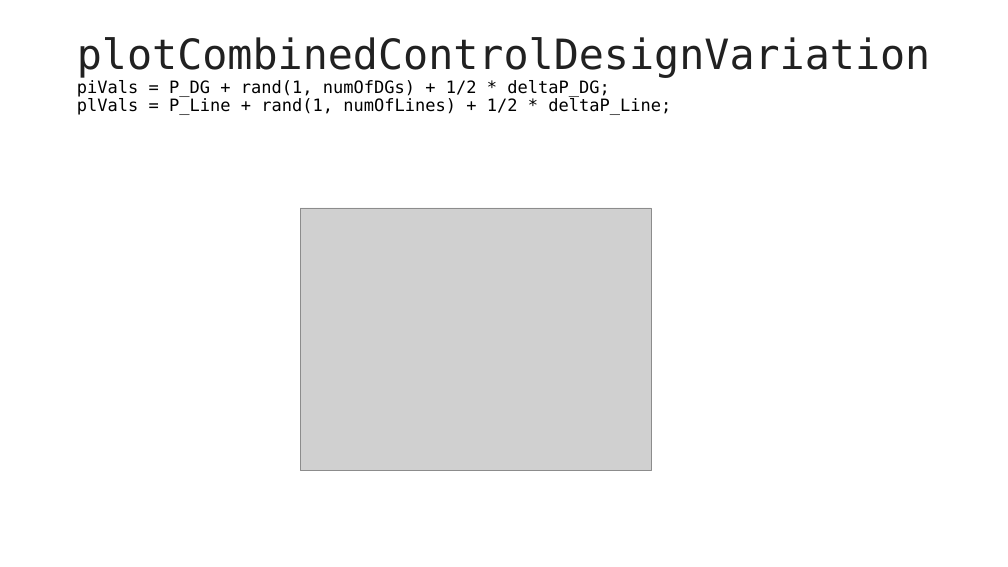
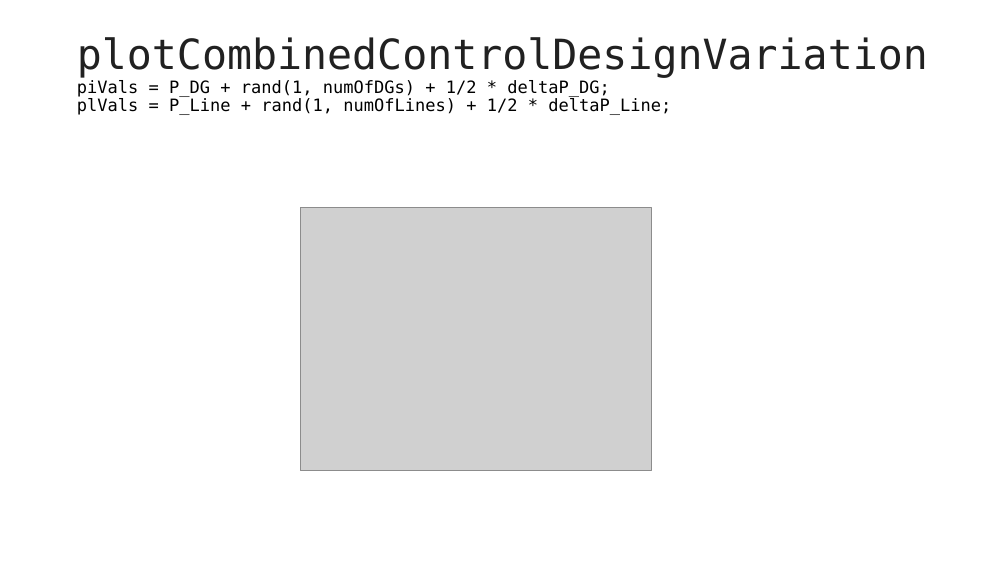
Before and after one commit to mjnajafi/Passivity-Control-DC-Microgrid, a slide deck: slide 12 of Results/Powepoint_Results.pptx. Drawn at 1008x567 pixels with LibreOffice and Linux fonts; fonts in the diff are those of the drawing; grey boxes stand for pictures. Boxes give left, top, right and bottom in pixels: in the first picture for what was removed or moved away, otherwise in the second. Text is boxed around its words. In the diff, an @@ line names an element or a change of style, - is before the commit and + after.

Commit message:
Minor Changes in Local and Global Control design and results generation codes

```diff
--- a/Results/Powepoint_Results.pptx
+++ b/Results/Powepoint_Results.pptx
@@ title "plotCombinedControlDesignVariation piVals = P_DG + ..." at (x1=77, y1=37, x2=928, y2=115): size 39.7 to 39.6 pt in "plotCombinedControlDesignVariation" @@
```
Also in this commit, not shown: 2 other slides changed, 2 slides added, 1 slide removed, 12 other files.
